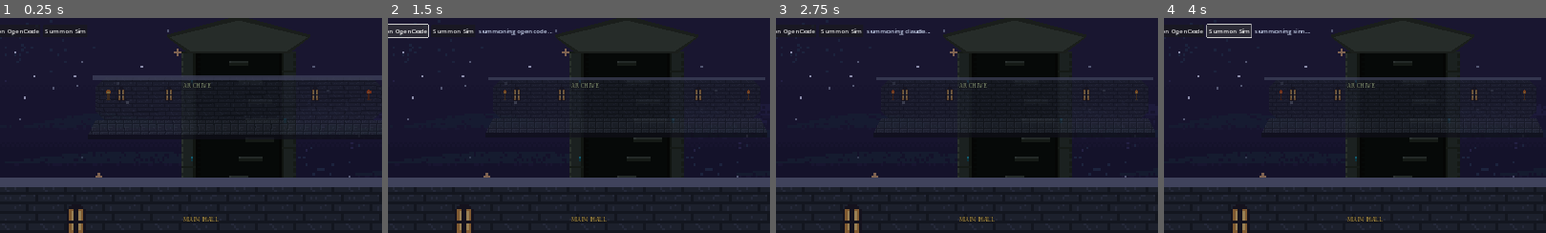
Above: before the commit, frames 1-4 (left to right).
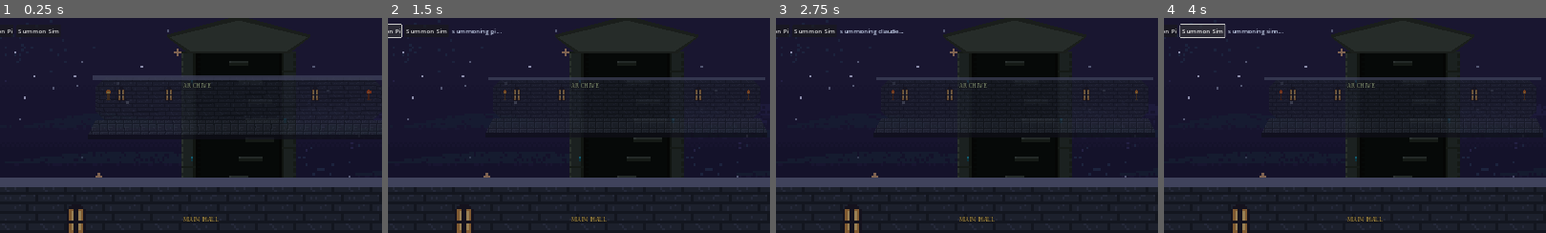
Above: after the commit, the same moments.

Repository: Kiriketsuki/agenKic-orKistrator
Game: Godot game, scene res://scenes/main.tscn
The game is run twice, just before and just after one commit, with the same random seed, the same clock (stepped at 60 frames per second) and the same inputs.
Inputs (mouse positions are % of the whole screen's width and height, from its top left):
- Up to frame 1 (0.25 s): no input
- Up to frame 2 (1.5 s): click (20, 3) at 0.5 s, where only the run before the commit has a clickable "Summon OpenCode"; click (18, 3) at 1.25 s, where only the run after the commit has a clickable "Summon Pi"
- Up to frame 3 (2.75 s): click "Summon Claude" at 2 s
- Up to frame 4 (4 s): click "Summon Codex" at 2.75 s; click "Summon Sim" at 3.5 s
The pictures show only the part of the screen within x 19-69%, y 0-50%; the shares and areas given below are measured in that part.

The runs differ from the first frame. In frame 1, 0.2% of the frame differs, in the area x 2-23%, y 4-8%; in frame 2, 0.6%; in frame 3, 0.5%; in frame 4, 0.6%, in the area x 2-39%, y 2-10%.

Commit message:
feat(agents): interactive CLI agents in tmux with chat panels
Summoning claude, codex or pi from the UI now launches that interactive
CLI inside the agent's tmux session and the agent panel becomes a chat.

Go side:
- cliagent gains an interactive mode: wait for the supervisor's
  agent-<id> session, cd to a per-agent workdir and exec the CLI once.
  Task assignment types the sanitized prompt into the session and a
  settle watch reports completion. The headless one-shot mode remains
  for substrate-less setups.
- New ScreenCapturer on the tmux substrate. GET /api/agents/{id}/output
  accepts ?screen=1 and returns the visible pane with SGR colors.
- SendCommand sends text with send-keys -l plus a separate Enter, so
  input that matches a tmux key name or starts with a dash is literal.
- kind "pi" is accepted by the spawner and wired in main.go.

Godot side:
- terminal_view polls the screen endpoint at 0.7s, renders through the
  ANSI parser with a full-pane replace, and adds an input line plus Send
  button posting to /api/agents/{id}/input. The poll timer dies with the
  panel body. Unchanged snapshots skip the re-render.
- bridge_manager gains fetch_agent_screen and the agent_screen signal.
- Summon bar offers Claude, Codex, Pi and Sim.

go build, go vet, go test -race ./... and the Godot import check pass.

Diff:
--- a/godot/scripts/autoload/bridge_manager.gd
+++ b/godot/scripts/autoload/bridge_manager.gd
@@ -9,6 +9,10 @@
 ## Emitted once per fetch_agent_output_history() call, with the parsed backfill
 ## as an Array[BridgeData.AgentOutputChunk] (empty on any failure/parse miss).
 signal agent_output_history(agent_id: String, chunks: Array)
+## Emitted once per fetch_agent_screen() call with the raw visible tmux pane
+## text for that agent. The payload is "" on any transport or parse failure,
+## so a consumer can keep the last good frame instead of clearing the view.
+signal agent_screen(agent_id: String, text: String)
 signal connection_status_changed(status: String)
 ## Emitted when a queued write command (submit_task, submit_dag, ...) fails —
 ## either a transport failure or a non-2xx HTTP response. `reason` is the
@@ -46,6 +50,9 @@
 var _command_request: HTTPRequest
 var _output_history_request: HTTPRequest
 var _output_history_agent_id: String = ""
+var _screen_request: HTTPRequest
+var _screen_agent_id: String = ""
+var _screen_inflight: bool = false
 
 var _agents_synced: bool = false
 var _floors_synced: bool = false
@@ -72,6 +79,11 @@
 	add_child(_output_history_request)
 	_output_history_request.timeout = 10
 	_output_history_request.request_completed.connect(_on_output_history_completed)
+
+	_screen_request = HTTPRequest.new()
+	add_child(_screen_request)
+	_screen_request.timeout = 10
+	_screen_request.request_completed.connect(_on_screen_completed)
 
 	_set_connection_state(ConnectionState.CONNECTING)
 	_start_initial_sync()
@@ -435,6 +447,49 @@
 	agent_output_history.emit(agent_id, _parse_output_history(parsed, agent_id))
 
 
+## Dedicated GET for the terminal chat panel. Asks the orchestrator for a
+## visible-pane snapshot (screen=1) of the agent tmux session and emits
+## agent_screen with the raw text. The single-flight and cancel pattern
+## matches fetch_agent_output_history: cancel_request() never fires
+## request_completed in Godot 4, so a stale response cannot land under a new
+## agent id. _screen_agent_id is set only after the request really starts.
+## A poll tick that lands while a request for the same agent is still in
+## flight returns at once. cancel_request() fires no request_completed, so a
+## cancel on every tick could starve the panel of every snapshot and of every
+## failure signal. A request for a different agent still cancels, because that
+## response is no longer wanted, and the HTTPRequest timeout clears the flag.
+func fetch_agent_screen(agent_id: String) -> void:
+	if _screen_inflight:
+		if _screen_agent_id == agent_id:
+			return
+		_screen_request.cancel_request()
+		_screen_inflight = false
+	var url: String = base_url + "/api/agents/" + agent_id + "/output?screen=1&lines=50"
+	var err: int = _screen_request.request(url)
+	if err != OK:
+		agent_screen.emit(agent_id, "")
+		return
+	_screen_agent_id = agent_id
+	_screen_inflight = true
+
+
+func _on_screen_completed(result: int, code: int, _headers: PackedStringArray, body: PackedByteArray) -> void:
+	var agent_id: String = _screen_agent_id
+	_screen_inflight = false
+	if result != HTTPRequest.RESULT_SUCCESS or code < 200 or code >= 300:
+		agent_screen.emit(agent_id, "")
+		return
+	var parsed: Variant = JSON.parse_string(body.get_string_from_utf8())
+	if not (parsed is Dictionary):
+		agent_screen.emit(agent_id, "")
+		return
+	var payload: Variant = (parsed as Dictionary).get("output", "")
+	if typeof(payload) != TYPE_STRING:
+		agent_screen.emit(agent_id, "")
+		return
+	agent_screen.emit(agent_id, payload as String)
+
+
 ## Defensive parse: the /output response shape is undocumented, so this
 ## tolerates {output:[...]}, {lines:[...]}, {chunks:[...]}, or a bare top-level
 ## array — and each item may be either a chunk dict or a plain output string.
--- a/godot/scripts/panels/terminal_view.gd
+++ b/godot/scripts/panels/terminal_view.gd
@@ -8,9 +8,12 @@
 ##    present, and the bridge is talking to a loopback orchestrator. Attaches
 ##    directly to the agent's local tmux session (`tmux attach -t agent-<id>`)
 ##    for live bidirectional input/output.
-## 2. READ-ONLY FALLBACK — Windows, extension absent, or non-loopback bridge.
-##    A RichTextLabel fed from BridgeManager's live/backfill signals, same
-##    ANSI-driven rendering pattern as SpellScrollView, through the standard
+## 2. CHAT BODY — Windows, extension absent, or non-loopback bridge. A
+##    RichTextLabel that polls the orchestrator for a visible-pane snapshot of
+##    the agent tmux session and replaces its content on every frame, plus a
+##    LineEdit that posts typed text to the agent input endpoint. The user
+##    holds a conversation with the interactive CLI this way. Rendering uses
+##    the same ANSI-driven pattern as SpellScrollView, through the standard
 ##    (non-sepia) palette.
 ##
 ## godot-xterm classes are referenced only via ClassDB.instantiate(&"...")
@@ -20,7 +23,8 @@
 
 class_name TerminalView
 
-const HISTORY_BACKFILL_LINES: int = 200
+## Seconds between visible-pane snapshot polls while the chat body is mounted.
+const SCREEN_POLL_SECONDS: float = 0.7
 
 ## Mirrors SpellScrollView.PROVIDER_GLYPHS — kept as a separate copy (not a
 ## shared const) because the two views are visually independent and each
@@ -58,10 +62,10 @@
 ## `is_connected`/`disconnect` need the matching instance, not a fresh bind).
 var _pty_exited_callable: Callable = Callable()
 
-## Read-only fallback state.
+## Chat body state.
 var _output_label: RichTextLabel = null
-var _backfill_pending: bool = false
-var _pending_live_chunks: Array = []
+var _input_line: LineEdit = null
+var _poll_timer: Timer = null
 
 
 func _ready() -> void:
@@ -134,12 +138,12 @@
 func _mount_body() -> void:
 	_clear_body()
 	if _agent_id.is_empty():
-		_mount_read_only_body()
+		_mount_chat_body()
 		return
 	if _live_pty_available():
 		_mount_live_body()
 	else:
-		_mount_read_only_body()
+		_mount_chat_body()
 
 
 func _clear_body() -> void:
@@ -147,6 +151,8 @@
 	for child: Node in _body_root.get_children():
 		child.queue_free()
 	_output_label = null
+	_input_line = null
+	_poll_timer = null
 
 
 func _live_pty_available() -> bool:
@@ -183,7 +189,7 @@
 func _mount_live_body() -> void:
 	var terminal: Control = ClassDB.instantiate(&"Terminal") as Control
 	if terminal == null:
-		_mount_read_only_body()
+		_mount_chat_body()
 		return
 	terminal.name = "Terminal"
 	terminal.set_anchors_preset(Control.PRESET_FULL_RECT)
@@ -192,7 +198,7 @@
 	var pty: Node = ClassDB.instantiate(&"PTY")
 	if pty == null:
 		terminal.queue_free()
-		_mount_read_only_body()
+		_mount_chat_body()
 		return
 	pty.name = "PTY"
 	_body_root.add_child(pty)
@@ -243,7 +249,7 @@
 	_pty = null
 	_pty_exited_callable = Callable()
 	_pty_terminal = null
-	_mount_read_only_body("No live tmux session for this agent — showing read-only output.")
+	_mount_chat_body("No live tmux session for this agent. Showing the polled terminal.")
 
 
 func _kill_pty() -> void:
@@ -271,14 +277,14 @@
 
 
 # ---------------------------------------------------------------------------
-# Read-only fallback body (Windows, extension absent, or non-loopback bridge)
-# ---------------------------------------------------------------------------
-
-func _mount_read_only_body(banner: String = "") -> void:
+# Chat body (Windows, extension absent, or non-loopback bridge)
+# ---------------------------------------------------------------------------
+
+func _mount_chat_body(banner: String = "") -> void:
 	for child: Node in _body_root.get_children():
 		child.queue_free()
 	var container: VBoxContainer = VBoxContainer.new()
-	container.name = "ReadOnlyBody"
+	container.name = "ChatBody"
 	container.set_anchors_preset(Control.PRESET_FULL_RECT)
 	_body_root.add_child(container)
 	if not banner.is_empty():
@@ -297,71 +303,84 @@
 	output.add_theme_color_override("default_color", Color(AnsiSgrScanner.DEFAULT_STANDARD_FG))
 	container.add_child(output)
 	_output_label = output
-	_clear_read_only_state()
+
+	var footer: HBoxContainer = HBoxContainer.new()
+	footer.name = "InputRow"
+	container.add_child(footer)
+	var input_line: LineEdit = LineEdit.new()
+	input_line.name = "Input"
+	input_line.placeholder_text = "type to the agent..."
+	input_line.size_flags_horizontal = Control.SIZE_EXPAND_FILL
+	input_line.text_submitted.connect(_on_input_submitted)
+	footer.add_child(input_line)
+	_input_line = input_line
+	var send_button: Button = Button.new()
+	send_button.name = "Send"
+	send_button.text = "Send"
+	send_button.pressed.connect(_on_send_pressed)
+	footer.add_child(send_button)
+
+	# The timer is a child of the body, so _clear_body() frees it. The poll
+	# stops when the panel closes or swaps to the live PTY body.
+	var timer: Timer = Timer.new()
+	timer.name = "ScreenPoll"
+	timer.wait_time = SCREEN_POLL_SECONDS
+	timer.autostart = true
+	timer.timeout.connect(_on_poll_tick)
+	container.add_child(timer)
+	_poll_timer = timer
+
 	_connect_bridge_signals()
-	_request_backfill()
-
-
-func _clear_read_only_state() -> void:
-	if _output_label != null:
-		_output_label.clear()
-	_backfill_pending = false
-	_pending_live_chunks.clear()
+	_on_poll_tick()
 
 
 func _connect_bridge_signals() -> void:
 	if _signals_connected or _bridge == null:
 		return
-	if _bridge.has_signal("agent_output"):
-		_bridge.connect("agent_output", _on_live_output)
 	if _bridge.has_signal("agent_state_changed"):
 		_bridge.connect("agent_state_changed", _on_state_changed)
-	if _bridge.has_signal("agent_output_history"):
-		_bridge.connect("agent_output_history", _on_history_backfill)
+	if _bridge.has_signal("agent_screen"):
+		_bridge.connect("agent_screen", _on_screen_snapshot)
 	_signals_connected = true
 
 
-func _request_backfill() -> void:
+func _on_poll_tick() -> void:
 	if _bridge == null or _agent_id.is_empty():
 		return
-	if _bridge.has_method("fetch_agent_output_history"):
-		_backfill_pending = true
-		_bridge.call("fetch_agent_output_history", _agent_id, HISTORY_BACKFILL_LINES)
-
-
-func _on_history_backfill(agent_id: String, chunks: Array) -> void:
+	if _bridge.has_method("fetch_agent_screen"):
+		_bridge.call("fetch_agent_screen", _agent_id)
+
+
+## Full-pane snapshot replace. An interactive TUI redraws its whole screen, so
+## the panel never diffs and never appends. An empty payload means a transient
+## failure, so the last good frame stays on screen.
+func _on_screen_snapshot(agent_id: String, text: String) -> void:
 	if agent_id != _agent_id or _output_label == null:
 		return
-	if not _backfill_pending:
-		# Already superseded by a later swap_agent()/_request_backfill() call
-		# for this same agent id — drop it, same in-flight guard as
-		# SpellScrollView._on_history_backfill.
-		return
-	_backfill_pending = false
-	for item: Variant in chunks:
-		var chunk: BridgeData.AgentOutputChunk = item as BridgeData.AgentOutputChunk
-		if chunk == null:
-			continue
-		_output_label.append_text(
-			AnsiSgrScanner.to_bbcode(chunk.payload, AnsiSgrScanner.STANDARD_PALETTE, AnsiSgrScanner.DEFAULT_STANDARD_FG) + "\n"
-		)
-	var pending: Array = _pending_live_chunks
-	_pending_live_chunks = []
-	for chunk: BridgeData.AgentOutputChunk in pending:
-		_output_label.append_text(
-			AnsiSgrScanner.to_bbcode(chunk.payload, AnsiSgrScanner.STANDARD_PALETTE, AnsiSgrScanner.DEFAULT_STANDARD_FG) + "\n"
-		)
-
-
-func _on_live_output(chunk: BridgeData.AgentOutputChunk) -> void:
-	if chunk == null or chunk.agent_id != _agent_id or _output_label == null:
-		return
-	if _backfill_pending:
-		_pending_live_chunks.append(chunk)
-		return
+	if text == "":
+		return
+	_output_label.clear()
 	_output_label.append_text(
-		AnsiSgrScanner.to_bbcode(chunk.payload, AnsiSgrScanner.STANDARD_PALETTE, AnsiSgrScanner.DEFAULT_STANDARD_FG) + "\n"
+		AnsiSgrScanner.to_bbcode(text, AnsiSgrScanner.STANDARD_PALETTE, AnsiSgrScanner.DEFAULT_STANDARD_FG)
 	)
+	# A full replace resets the scroll position, so scroll_following alone can
+	# miss the tail. Jump to the last line explicitly.
+	_output_label.scroll_to_line(maxi(_output_label.get_line_count() - 1, 0))
+
+
+func _on_send_pressed() -> void:
+	if _input_line != null:
+		_on_input_submitted(_input_line.text)
+
+
+func _on_input_submitted(text: String) -> void:
+	if text.strip_edges().is_empty() or _bridge == null or _agent_id.is_empty():
+		return
+	if _bridge.has_method("send_input"):
+		# The orchestrator appends Enter, so the CLI receives a submitted line.
+		_bridge.call("send_input", _agent_id, text)
+	if _input_line != null:
+		_input_line.clear()
 
 
 func _on_state_changed(agent_id: String, _old_state: String, new_state: String, _task_id: String) -> void:
--- a/godot/scripts/ui/summon_bar.gd
+++ b/godot/scripts/ui/summon_bar.gd
@@ -6,7 +6,7 @@
 const KINDS: Array[Dictionary] = [
 	{"kind": "claude", "label": "Summon Claude"},
 	{"kind": "codex", "label": "Summon Codex"},
-	{"kind": "opencode", "label": "Summon OpenCode"},
+	{"kind": "pi", "label": "Summon Pi"},
 	{"kind": "sim", "label": "Summon Sim"},
 ]
 
Not shown, changed: cmd/orchestrator/main.go
Not shown, changed: internal/cliagent/cliagent.go
Not shown, added: internal/cliagent/cliagent_test.go
Not shown, changed: internal/httpbridge/handlers.go
Not shown, added: internal/httpbridge/screen_test.go
Not shown, changed: internal/httpbridge/types.go
Not shown, added: internal/terminal/screen.go
Not shown, added: internal/terminal/screen_test.go
Not shown, changed: internal/terminal/tmux_command.go
Not shown, changed: internal/terminal/tmux_command_test.go
